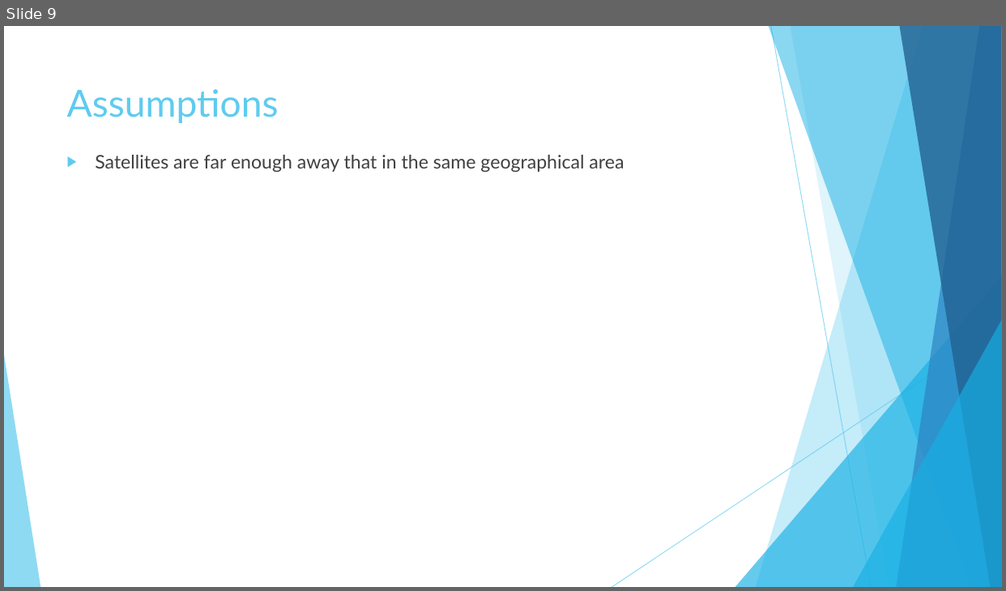
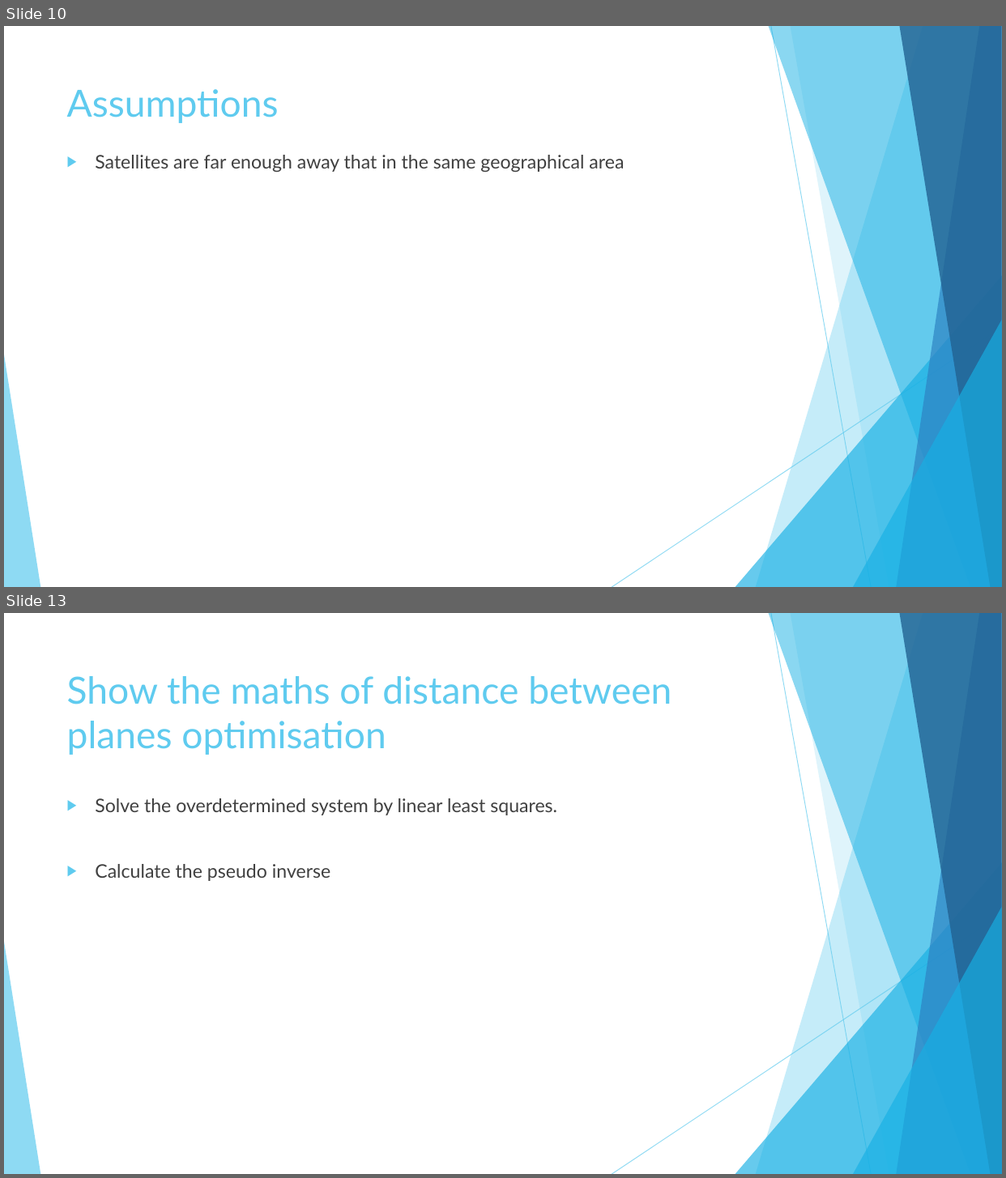
Before and after one commit to Lydia-D/Thesis_GH, a slide deck: Instantaneous Relative Positioning of Multiple GPS Receivers.pptx. Shown one above the other, each under a label of ours: slide 9 before the commit, slides 10 and 13 after it; the slides between them are not shown. The pictures are 1006x591 and 1006x1178 pixels, drawn with LibreOffice and Linux fonts; fonts in the diff are those of the drawing. Boxes give left, top, right and bottom in pixels: in the first picture for what was removed or moved away, otherwise in the second. Text is boxed around its words. In the diff, an @@ line names an element or a change of style, - is before the commit and + after.

Commit message:
different epoches
but distance optimistion still not required

```diff
--- a/Instantaneous Relative Positioning of Multiple GPS Receivers.pptx
+++ b/Instantaneous Relative Positioning of Multiple GPS Receivers.pptx
@@ slide 13 added at (4, 613, 1002, 1174), background #FFFFFF; not listed: 10 template elements that a slide beside it also shows @@
@@ title added at (67, 676, 671, 755), 36 pt, text #5FCBEF @@
+Show the maths of distance between planes optimisation
@@ text added at (95, 798, 557, 881), 18 pt, text #404040 @@
+▶ Solve the overdetermined system by linear least squares.
+▶ Calculate the pseudo inverse
@@ what was slide 9 is now slide 10 @@
```
Also in this commit, not shown: 2 slides changed, 4 other slides added, 11 other files.
